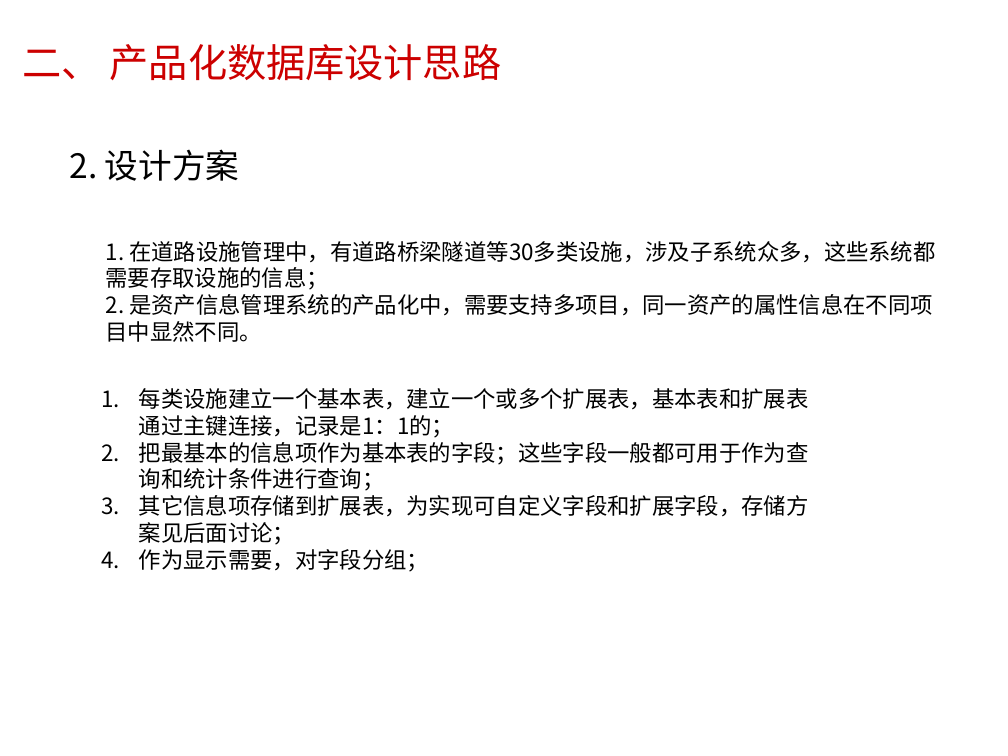
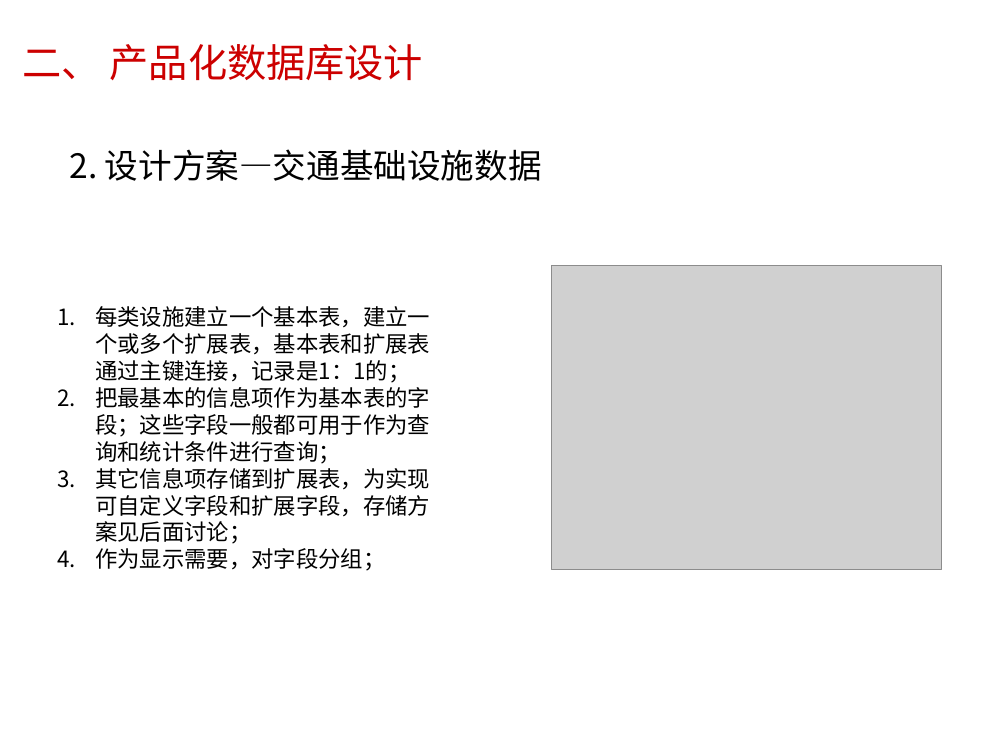
Before and after one commit to rxchl/SyncDoc, a slide deck: slide 8 of 数据库设计/公路养护数据库设计思路.pptx (slide 5 before the commit). Drawn at 1008x756 pixels with LibreOffice and Linux fonts; fonts in the diff are those of the drawing; grey boxes stand for pictures; background and template pictures are left out. Boxes give left, top, right and bottom in pixels: in the first picture for what was removed or moved away, otherwise in the second. Text is boxed around its words. In the diff, an @@ line names an element or a change of style, - is before the commit and + after.

```diff
--- a/数据库设计/公路养护数据库设计思路.pptx
+++ b/数据库设计/公路养护数据库设计思路.pptx
@@ title at bbox=[23, 44, 423, 81]: text changed @@
-二、 产品化数据库设计思路
+二、 产品化数据库设计
@@ text at bbox=[69, 149, 542, 181]: text changed @@
-2. 设计方案
+2. 设计方案—交通基础设施数据
@@ text removed at bbox=[106, 241, 935, 342] @@
-1. 在道路设施管理中，有道路桥梁隧道等30多类设施，涉及子系统众多，这些系统都需要存取设施的信息；
-2. 是资产信息管理系统的产品化中，需要支持多项目，同一资产的属性信息在不同项目中显然不同。
@@ picture added at bbox=[551, 265, 941, 570] @@
@@ text "每类设施建立一个基本表，建立一个或多个扩展表，基本表和扩展表通过主键连接，记录是1：1的；" rewrapped from bbox=[139, 388, 809, 572] to bbox=[95, 306, 430, 571] @@
```
Also in this commit, not shown: 3 other slides changed, 3 slides added, 5 other files.
